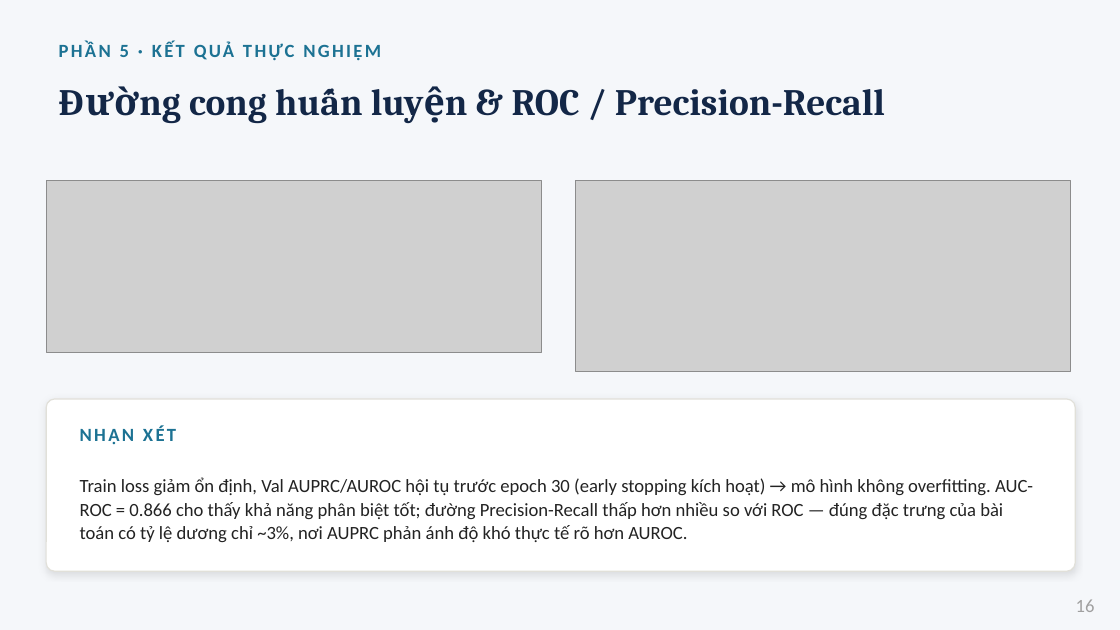
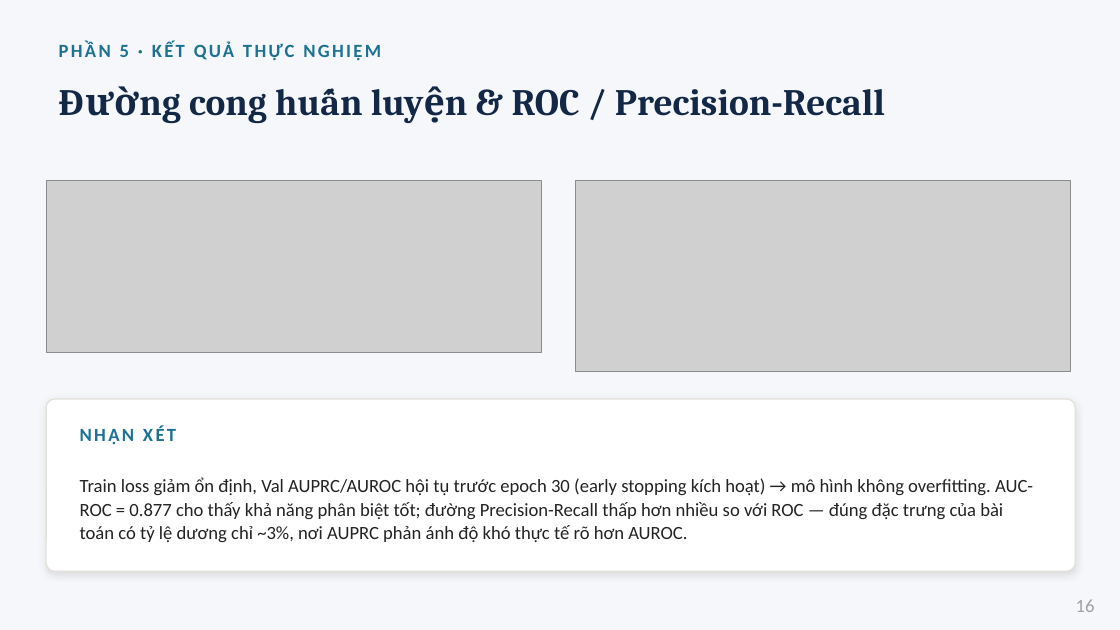
Before and after one commit to 2591317-student/MachineLearningAdvance, a slide deck: slide 16 of Nhom_10-Nhan_Kien_Tuan.pptx. Drawn at 1120x630 pixels with LibreOffice and Linux fonts; fonts in the diff are those of the drawing; grey boxes stand for pictures. Boxes give left, top, right and bottom in pixels: in the first picture for what was removed or moved away, otherwise in the second. Text is boxed around its words. In the diff, an @@ line names an element or a change of style, - is before the commit and + after.

```diff
--- a/Nhom_10-Nhan_Kien_Tuan.pptx
+++ b/Nhom_10-Nhan_Kien_Tuan.pptx
@@ text at (x1=80, y1=477, x2=1033, y2=542): text changed @@
-Train loss giảm ổn định, Val AUPRC/AUROC hội tụ trước epoch 30 (early stopping kích hoạt) → mô hình không overfitting. AUC-ROC = 0.866 cho thấy khả năng phân biệt tốt; đường Precision-Recall thấp hơn nhiều so với ROC — đúng đặc trưng của bài toán có tỷ lệ dương chỉ ~3%, nơi AUPRC phản ánh độ khó thực tế rõ hơn AUROC.
+Train loss giảm ổn định, Val AUPRC/AUROC hội tụ trước epoch 30 (early stopping kích hoạt) → mô hình không overfitting. AUC-ROC = 0.877 cho thấy khả năng phân biệt tốt; đường Precision-Recall thấp hơn nhiều so với ROC — đúng đặc trưng của bài toán có tỷ lệ dương chỉ ~3%, nơi AUPRC phản ánh độ khó thực tế rõ hơn AUROC.
```
Also in this commit, not shown: 3 other slides changed, 13 other files.
